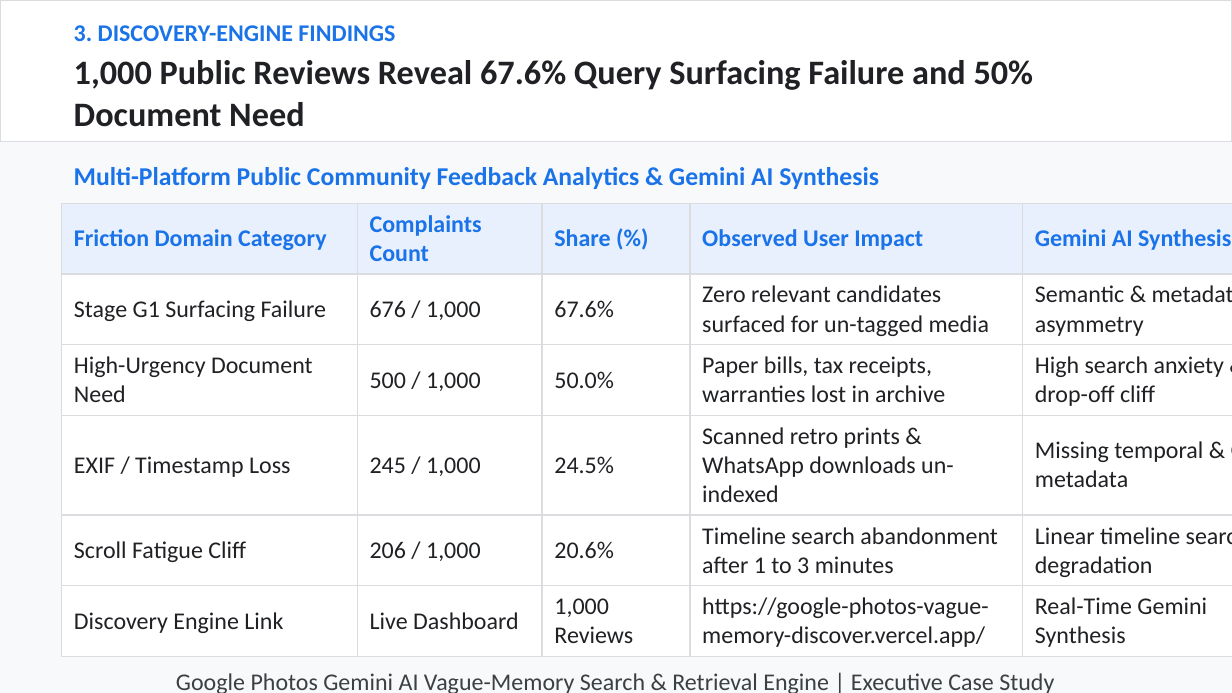
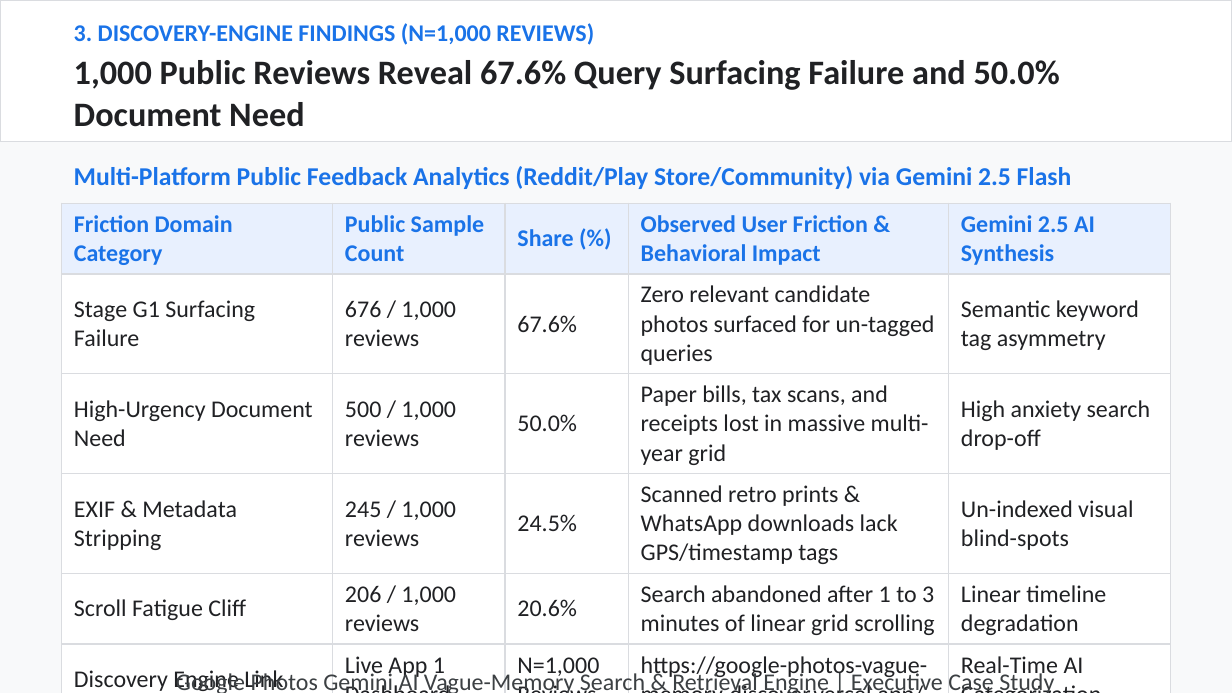
Before and after one commit to hatakekakashi05/google-photos-vague-memory-, a slide deck: slide 3 of output/NL_GooglePhotos.pptx. Drawn at 1232x693 pixels with LibreOffice and Linux fonts; fonts in the diff are those of the drawing. Boxes give left, top, right and bottom in pixels: in the first picture for what was removed or moved away, otherwise in the second. Text is boxed around its words. In the diff, an @@ line names an element or a change of style, - is before the commit and + after.

Commit message:
Enrich presentation deck with data metrics, formulas, sample sizes, and refined narrative flow

```diff
--- a/output/NL_GooglePhotos.pptx
+++ b/output/NL_GooglePhotos.pptx
@@ text at (74, 23, 594, 45): text changed @@
-3. DISCOVERY-ENGINE FINDINGS
+3. DISCOVERY-ENGINE FINDINGS (N=1,000 REVIEWS)
@@ text at (74, 60, 1060, 127): text changed @@
-1,000 Public Reviews Reveal 67.6% Query Surfacing Failure and 50% Document Need
+1,000 Public Reviews Reveal 67.6% Query Surfacing Failure and 50.0% Document Need
@@ text at (74, 166, 1072, 189): text changed @@
-Multi-Platform Public Community Feedback Analytics & Gemini AI Synthesis
+Multi-Platform Public Feedback Analytics (Reddit/Play Store/Community) via Gemini 2.5 Flash
@@ table at (62, 203, 1170, 693) @@
-row 1: Friction Domain Category | Complaints Count | Share (%) | Observed User Impact | Gemini AI Synthesis
+row 1: Friction Domain Category | Public Sample Count | Share (%) | Observed User Friction & Behavioral Impact | Gemini 2.5 AI Synthesis
-row 2: Stage G1 Surfacing Failure | 676 / 1,000 | 67.6% | Zero relevant candidates surfaced for un-tagged media | Semantic & metadata asymmetry
+row 2: Stage G1 Surfacing Failure | 676 / 1,000 reviews | 67.6% | Zero relevant candidate photos surfaced for un-tagged queries | Semantic keyword tag asymmetry
-row 3: High-Urgency Document Need | 500 / 1,000 | 50.0% | Paper bills, tax receipts, warranties lost in archive | High search anxiety & drop-off cliff
+row 3: High-Urgency Document Need | 500 / 1,000 reviews | 50.0% | Paper bills, tax scans, and receipts lost in massive multi-year grid | High anxiety search drop-off
-row 4: EXIF / Timestamp Loss | 245 / 1,000 | 24.5% | Scanned retro prints & WhatsApp downloads un-indexed | Missing temporal & GPS metadata
+row 4: EXIF & Metadata Stripping | 245 / 1,000 reviews | 24.5% | Scanned retro prints & WhatsApp downloads lack GPS/timestamp tags | Un-indexed visual blind-spots
-row 5: Scroll Fatigue Cliff | 206 / 1,000 | 20.6% | Timeline search abandonment after 1 to 3 minutes | Linear timeline search degradation
+row 5: Scroll Fatigue Cliff | 206 / 1,000 reviews | 20.6% | Search abandoned after 1 to 3 minutes of linear grid scrolling | Linear timeline degradation
-row 6: Discovery Engine Link | Live Dashboard | 1,000 Reviews | https://google-photos-vague-memory-discover.vercel.app/ | Real-Time Gemini Synthesis
+row 6: Discovery Engine Link | Live App 1 Dashboard | N=1,000 Reviews | https://google-photos-vague-memory-discover.vercel.app/ | Real-Time AI Categorization
@@ table: place and size @@
-table at (62, 203, 1232, 651)
+table at (62, 203, 1170, 693)
```
Also in this commit, not shown: 9 other slides changed, 2 other files.
